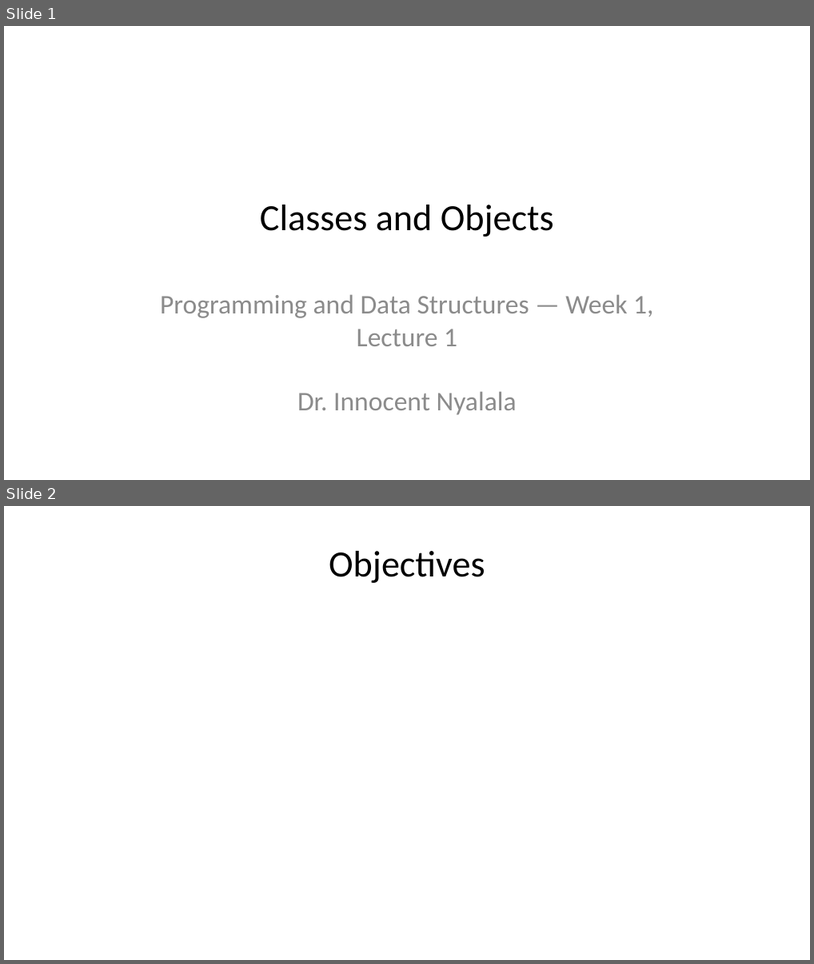
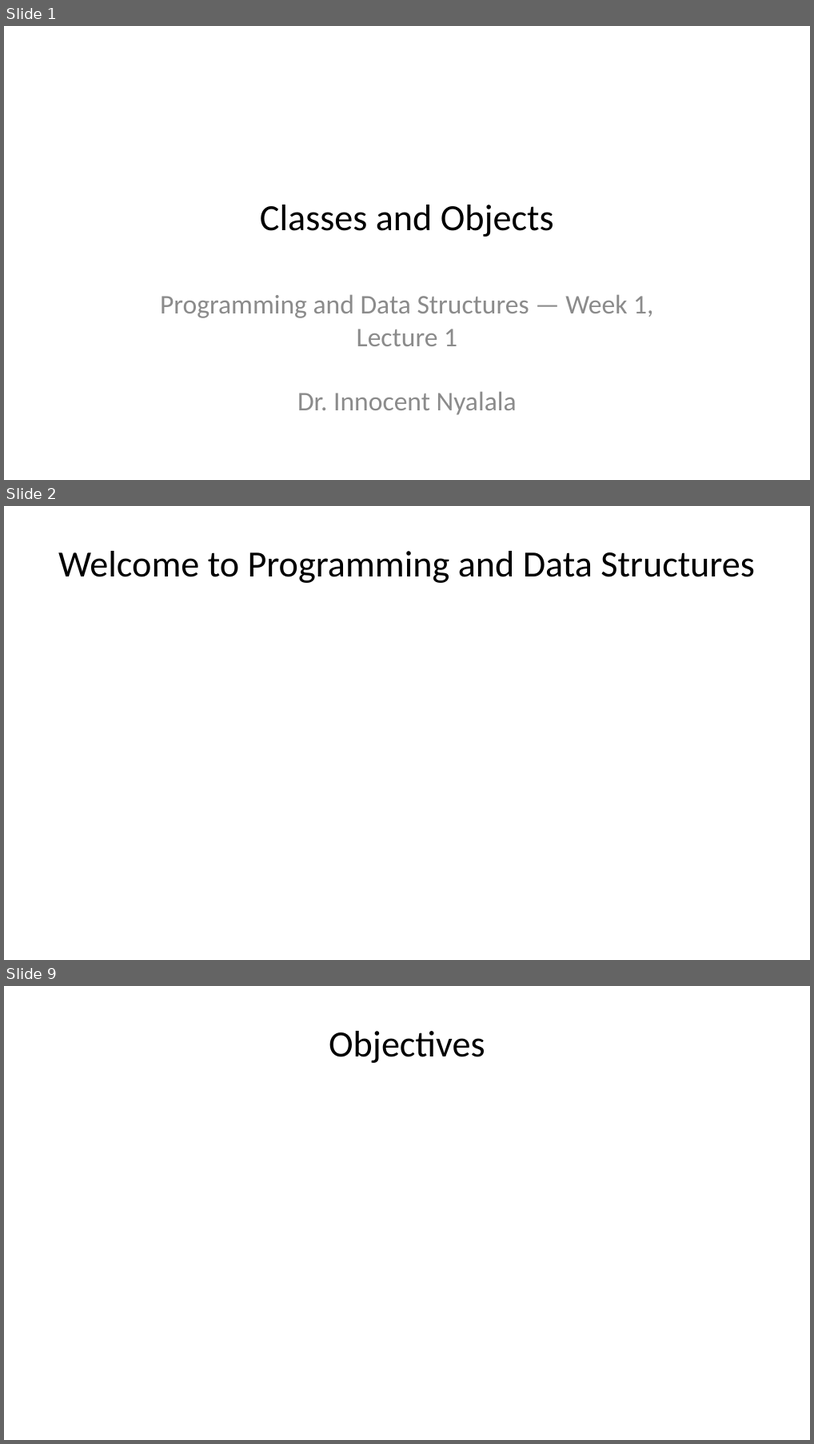
Before and after one commit to inyalala/iitmz-teaching-site, a slide deck: courses/z2005/00-oop-then-algorithms/lecture-1.pptx. Shown one above the other, each under a label of ours: slides 1 and 2 before the commit, slides 1, 2 and 9 after it; the slides between them are not shown. The pictures are 814x964 and 814x1444 pixels, drawn with LibreOffice and Linux fonts; fonts in the diff are those of the drawing. Boxes give left, top, right and bottom in pixels: in the first picture for what was removed or moved away, otherwise in the second. Text is boxed around its words. In the diff, an @@ line names an element or a change of style, - is before the commit and + after.

```diff
--- a/courses/z2005/00-oop-then-algorithms/lecture-1.pptx
+++ b/courses/z2005/00-oop-then-algorithms/lecture-1.pptx
@@ slide 2 added at [4,506,810,960], background #FFFFFF @@
@@ title added at [58,551,755,583], 33 pt, text #000000 @@
+Welcome to Programming and Data Structures
@@ what was slide 2 is now slide 9 @@
```
Also in this commit, not shown: 6 other slides added, 30 other files.
